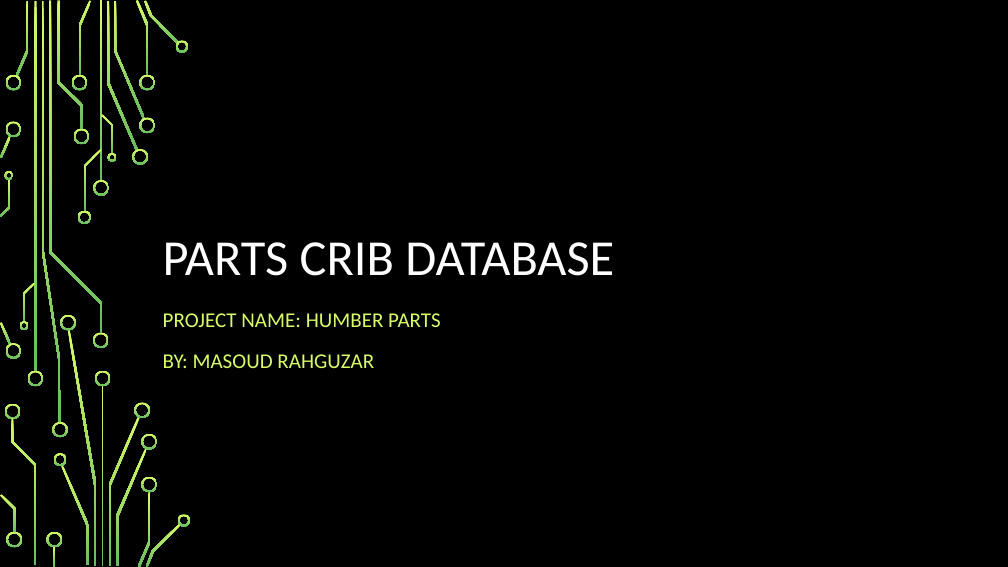
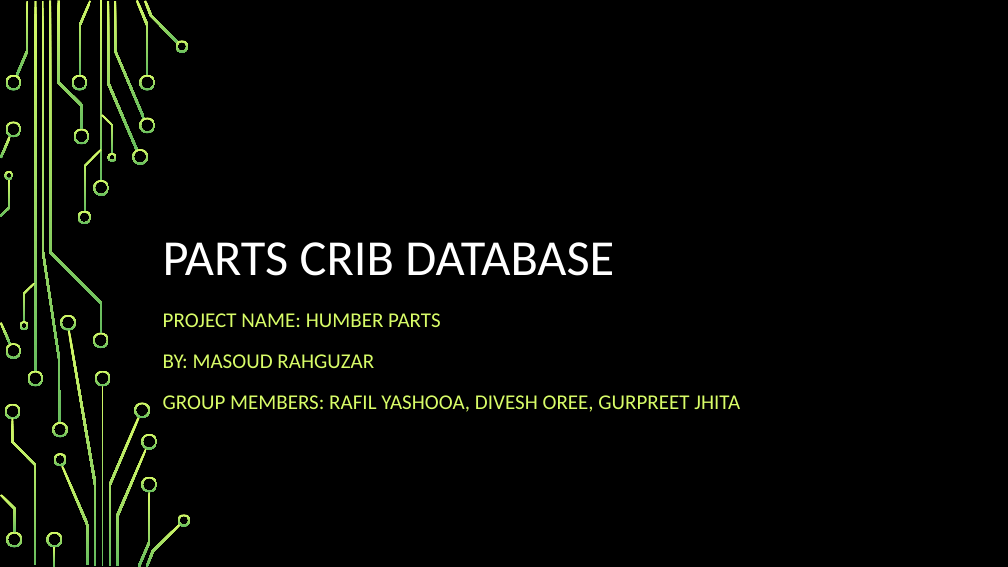
Before and after one commit to Masoud647/Masoud647.github.io, a slide deck: slide 1 of Documents/Ceng 317 Powerpoint Presentation.pptx. Drawn at 1008x567 pixels with LibreOffice and Linux fonts; fonts in the diff are those of the drawing; background and template pictures are left out. Boxes give left, top, right and bottom in pixels: in the first picture for what was removed or moved away, otherwise in the second. Text is boxed around its words. In the diff, an @@ line names an element or a change of style, - is before the commit and + after.

```diff
--- a/Documents/Ceng 317 Powerpoint Presentation.pptx
+++ b/Documents/Ceng 317 Powerpoint Presentation.pptx
@@ subtitle at (x1=163, y1=395, x2=740, y2=412): paragraph added @@
+GROUP MEMBERS: RAFIL YASHOOA, DIVESH OREE, GURPREET JHITA
```
Also in this commit, not shown: 1 other slide changed, 1 slide added, 1 slide removed.
